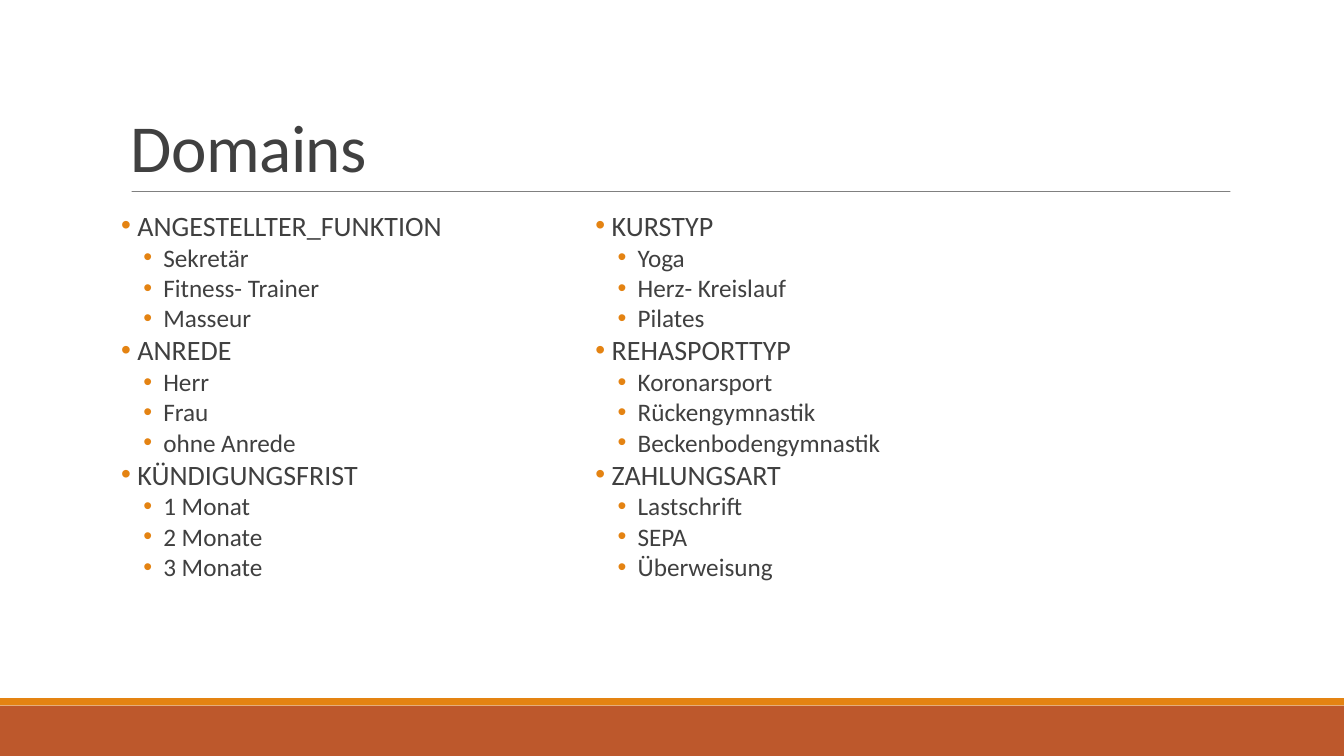
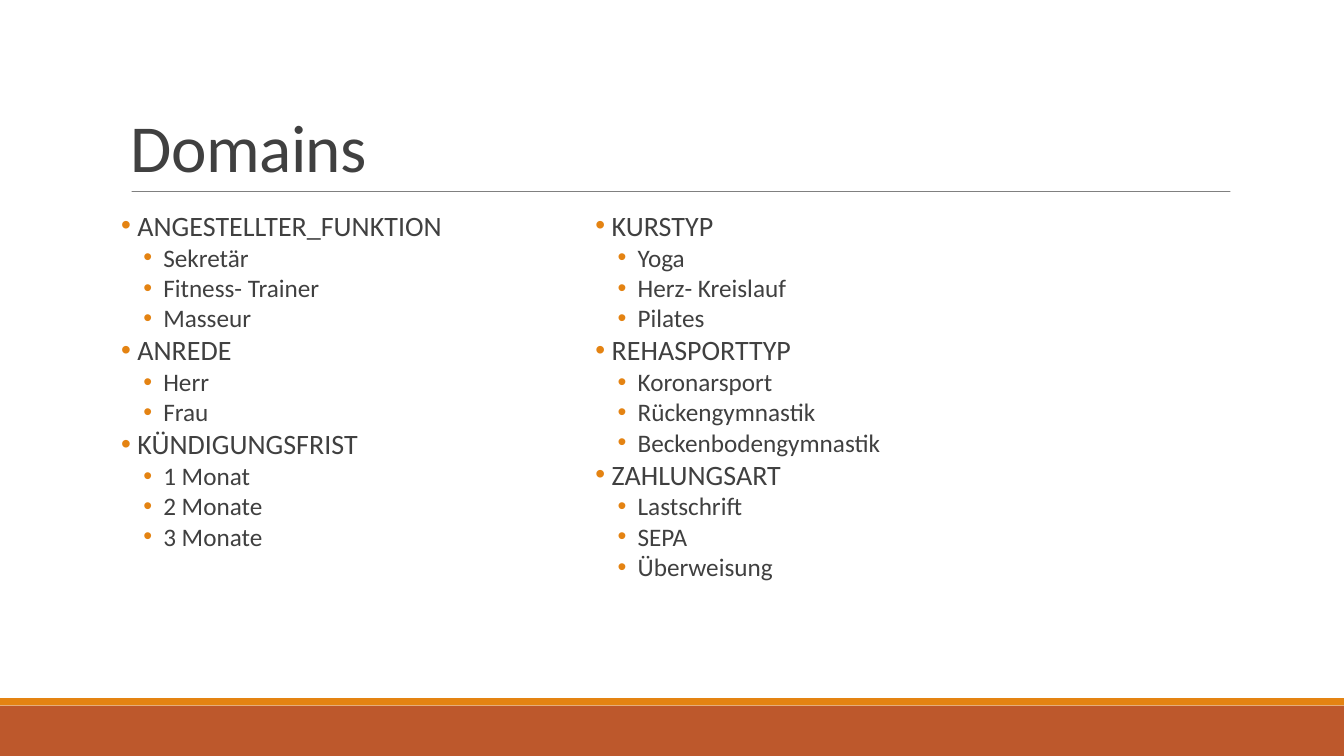
Before and after one commit to LennartDuemke/Datenbanken_LevelUP, a slide deck: slide 10 of Präsentationen/Präsentation_Datenbanken_3.pptx. Drawn at 1344x756 pixels with LibreOffice and Linux fonts; fonts in the diff are those of the drawing. Boxes give left, top, right and bottom in pixels: in the first picture for what was removed or moved away, otherwise in the second. Text is boxed around its words. In the diff, an @@ line names an element or a change of style, - is before the commit and + after.

```diff
--- a/Präsentationen/Präsentation_Datenbanken_3.pptx
+++ b/Präsentationen/Präsentation_Datenbanken_3.pptx
@@ text at box(163, 434, 296, 452): paragraph removed @@
-  • ohne Anrede
```
Also in this commit, not shown: 3 other slides changed, 5 slides added, 1 slide removed.
